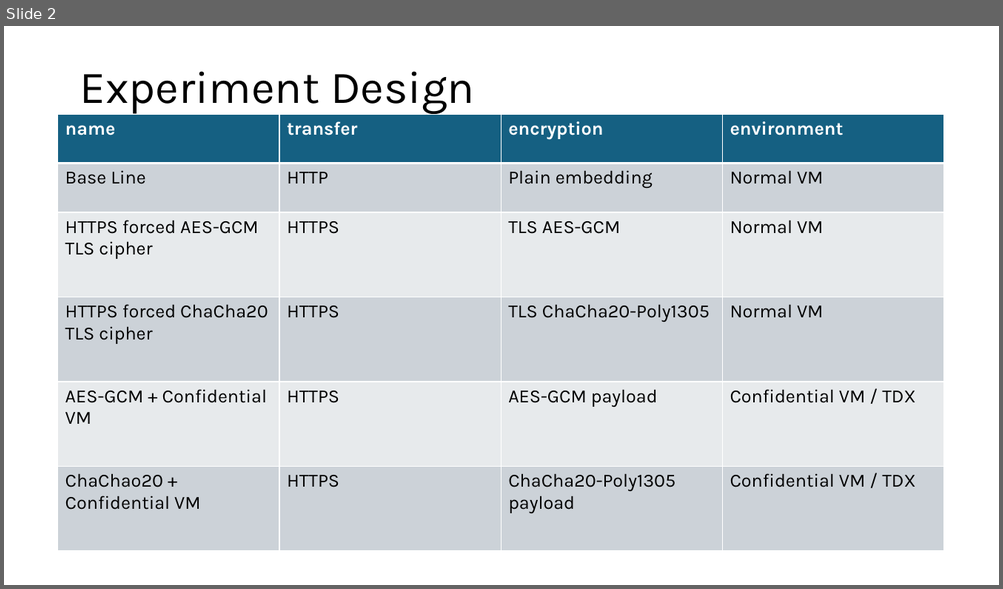
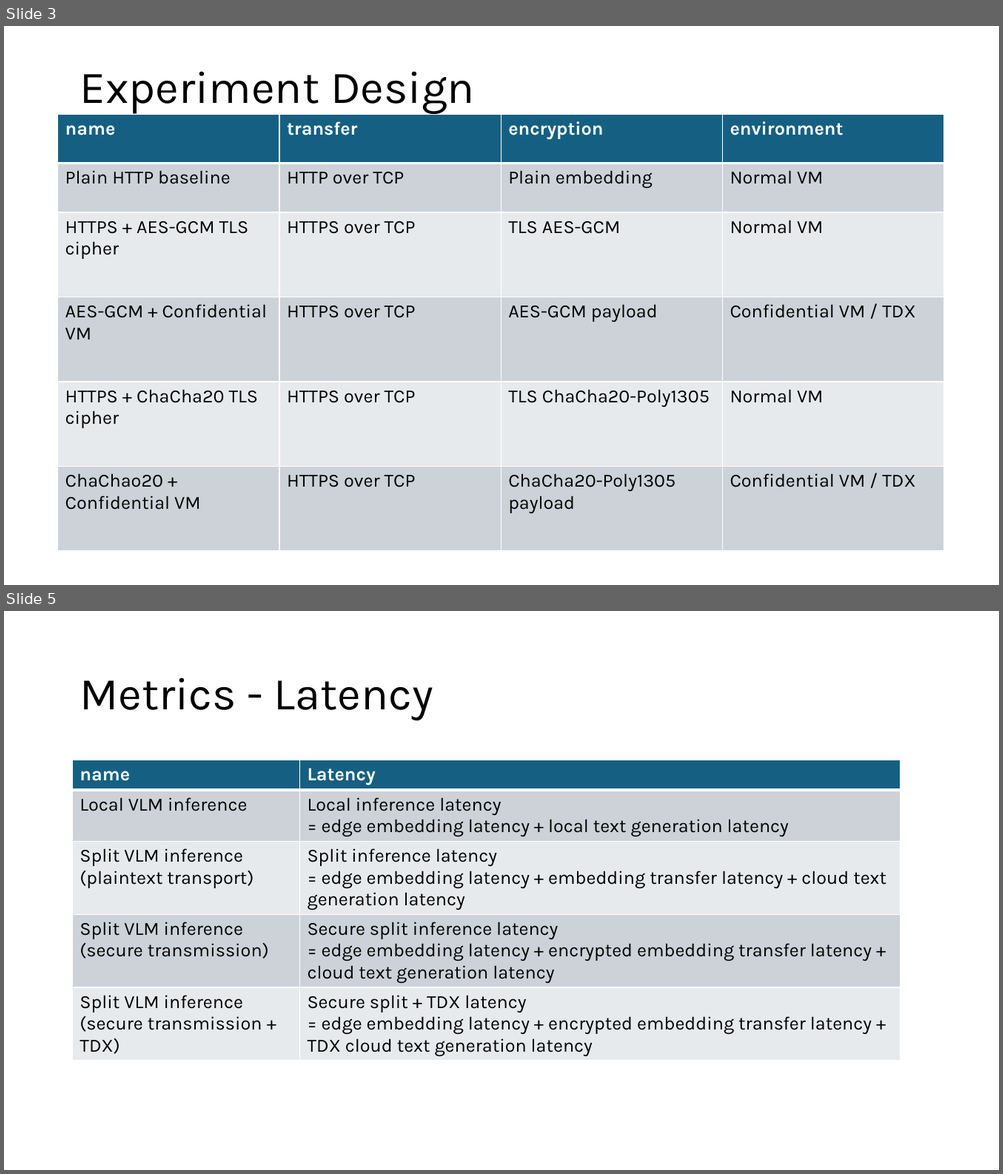
Before and after one commit to YMa10-ACS/CT5195-Master-capstone, a slide deck: Records/experiment.pptx. Shown one above the other, each under a label of ours: slide 2 before the commit, slides 3 and 5 after it; the slides between them are not shown. The pictures are 1003x589 and 1003x1174 pixels, drawn with LibreOffice and Linux fonts; fonts in the diff are those of the drawing. Boxes give left, top, right and bottom in pixels: in the first picture for what was removed or moved away, otherwise in the second. Text is boxed around its words. In the diff, an @@ line names an element or a change of style, - is before the commit and + after.

```diff
--- a/Records/experiment.pptx
+++ b/Records/experiment.pptx
@@ slide 5 added at (4,611,999,1170), background #FFFFFF @@
@@ title added at (79,678,433,721), 44 pt, text #000000 @@
+Metrics - Latency
@@ table added at (73,760,901,1067), 5 rows, 2 columns @@
+name | Latency
+Local VLM inference | Local inference latency / = edge embedding latency + local text generation latency
+Split VLM inference / (plaintext transport) | Split inference latency / = edge embedding latency + embedding transfer latency + cloud text generation latency
+Split VLM inference / (secure transmission) | Secure split inference latency / = edge embedding latency + encrypted embedding transfer latency + cloud text generation latency
+Split VLM inference / (secure transmission + TDX) | Secure split + TDX latency / = edge embedding latency + encrypted embedding transfer latency + TDX cloud text generation latency
@@ what was slide 2 is now slide 3 @@
@@ slide 3 changed as well @@
@@ table at (58,114,944,551) @@
-row 2, column 1: Base Line
+row 2, column 1: Plain HTTP baseline
-row 2, column 2: HTTP
+row 2, column 2: HTTP over TCP
-row 3, column 1: HTTPS forced AES-GCM TLS cipher
+row 3, column 1: HTTPS + AES-GCM TLS cipher
-row 3, column 2: HTTPS
+row 3, column 2: HTTPS over TCP
-row 4: HTTPS forced ChaCha20 TLS cipher | HTTPS | TLS ChaCha20-Poly1305 | Normal VM
+row 4: AES-GCM + Confidential VM | HTTPS over TCP | AES-GCM payload | Confidential VM / TDX
-row 5: AES-GCM + Confidential VM | HTTPS | AES-GCM payload | Confidential VM / TDX
+row 5: HTTPS + ChaCha20 TLS cipher | HTTPS over TCP | TLS ChaCha20-Poly1305 | Normal VM
-row 6, column 2: HTTPS
+row 6, column 2: HTTPS over TCP
```
Also in this commit, not shown: 1 other slide changed, 12 other slides added, 1 slide removed, 1 other file.
